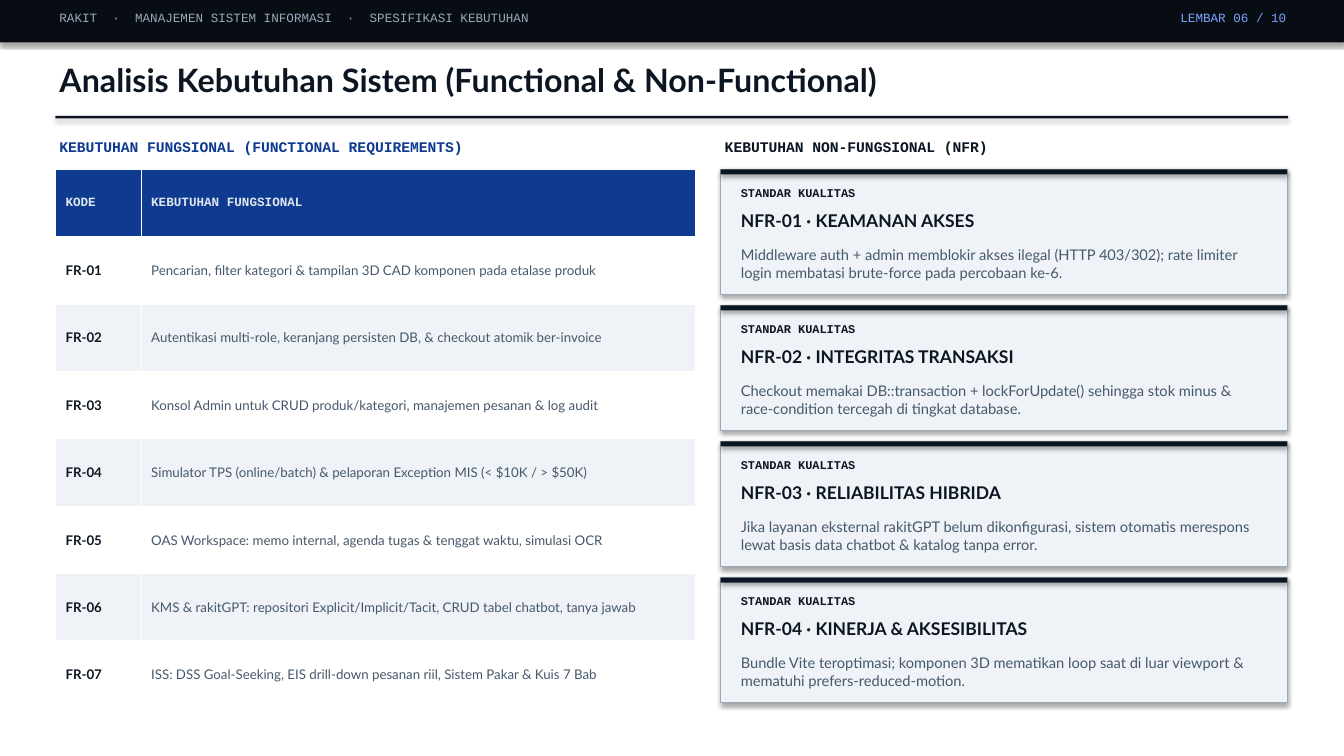
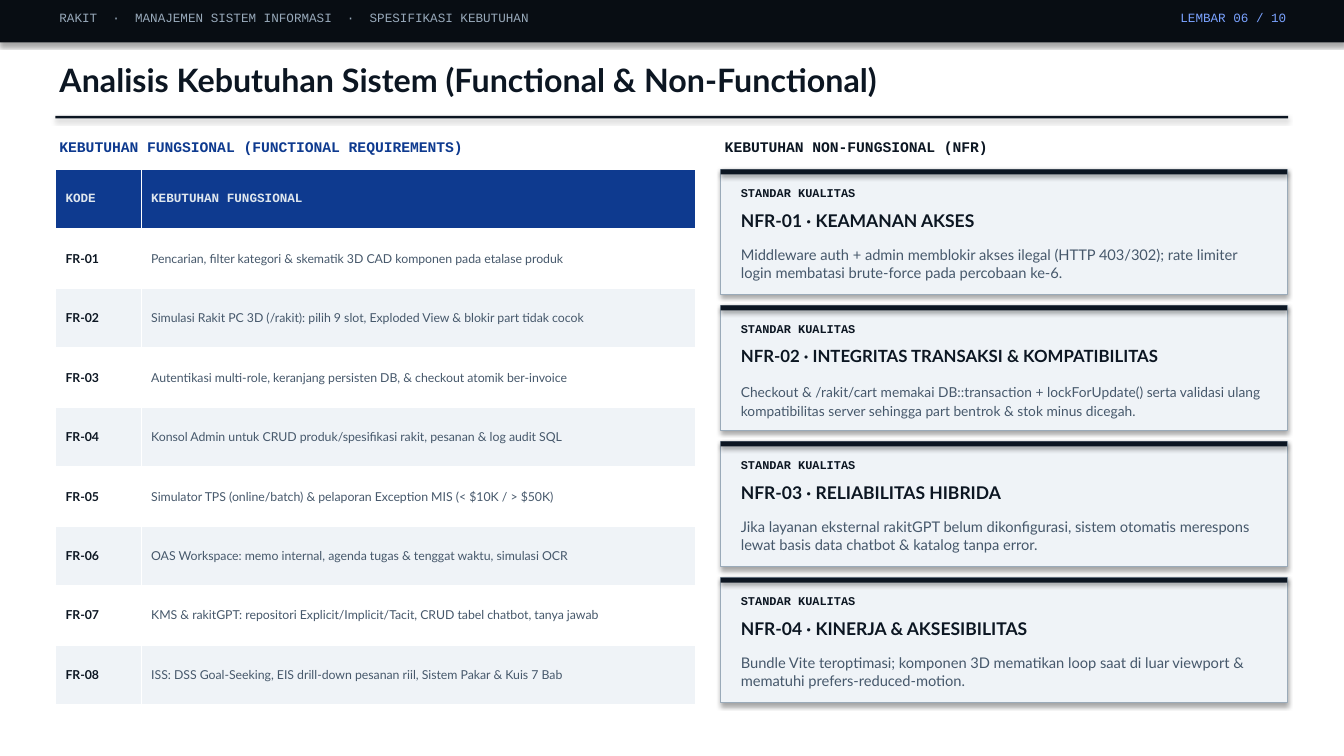
Before and after one commit to RaffaelVeneh/rakit, a slide deck: slide 6 of Presentasi_Proyek_MSI_RAKIT.pptx. Drawn at 1344x756 pixels with LibreOffice and Linux fonts; fonts in the diff are those of the drawing. Boxes give left, top, right and bottom in pixels: in the first picture for what was removed or moved away, otherwise in the second. Text is boxed around its words. In the diff, an @@ line names an element or a change of style, - is before the commit and + after.

```diff
--- a/Presentasi_Proyek_MSI_RAKIT.pptx
+++ b/Presentasi_Proyek_MSI_RAKIT.pptx
@@ table at bbox=[55, 169, 696, 705] @@
-row 2: FR-01 | Pencarian, filter kategori & tampilan 3D CAD komponen pada etalase produk
-row 3: FR-02 | Autentikasi multi-role, keranjang persisten DB, & checkout atomik ber-invoice
-row 4: FR-03 | Konsol Admin untuk CRUD produk/kategori, manajemen pesanan & log audit
-row 5: FR-04 | Simulator TPS (online/batch) & pelaporan Exception MIS (< $10K / > $50K)
-row 6: FR-05 | OAS Workspace: memo internal, agenda tugas & tenggat waktu, simulasi OCR
-row 7: FR-06 | KMS & rakitGPT: repositori Explicit/Implicit/Tacit, CRUD tabel chatbot, tanya jawab
-row 8: FR-07 | ISS: DSS Goal-Seeking, EIS drill-down pesanan riil, Sistem Pakar & Kuis 7 Bab
+row 2: FR-01 | Pencarian, filter kategori & skematik 3D CAD komponen pada etalase produk
+row 3: FR-02 | Simulasi Rakit PC 3D (/rakit): pilih 9 slot, Exploded View & blokir part tidak cocok
+row 4: FR-03 | Autentikasi multi-role, keranjang persisten DB, & checkout atomik ber-invoice
+row 5: FR-04 | Konsol Admin untuk CRUD produk/spesifikasi rakit, pesanan & log audit SQL
+row 6: FR-05 | Simulator TPS (online/batch) & pelaporan Exception MIS (< $10K / > $50K)
+row 7: FR-06 | OAS Workspace: memo internal, agenda tugas & tenggat waktu, simulasi OCR
+row 8: FR-07 | KMS & rakitGPT: repositori Explicit/Implicit/Tacit, CRUD tabel chatbot, tanya jawab
+row 9: FR-08 | ISS: DSS Goal-Seeking, EIS drill-down pesanan riil, Sistem Pakar & Kuis 7 Bab
@@ text at bbox=[741, 349, 1158, 362]: text changed; size 12.5 to 12 pt @@
-NFR-02 · INTEGRITAS TRANSAKSI
+NFR-02 · INTEGRITAS TRANSAKSI & KOMPATIBILITAS
@@ text at bbox=[741, 386, 1261, 419]: text changed; size 10.5 to 9.8 pt @@
-Checkout memakai DB::transaction + lockForUpdate() sehingga stok minus & race-condition tercegah di tingkat database.
+Checkout & /rakit/cart memakai DB::transaction + lockForUpdate() serta validasi ulang kompatibilitas server sehingga part bentrok & stok minus dicegah.
```
Also in this commit, not shown: 9 other slides changed, 8 other files.
